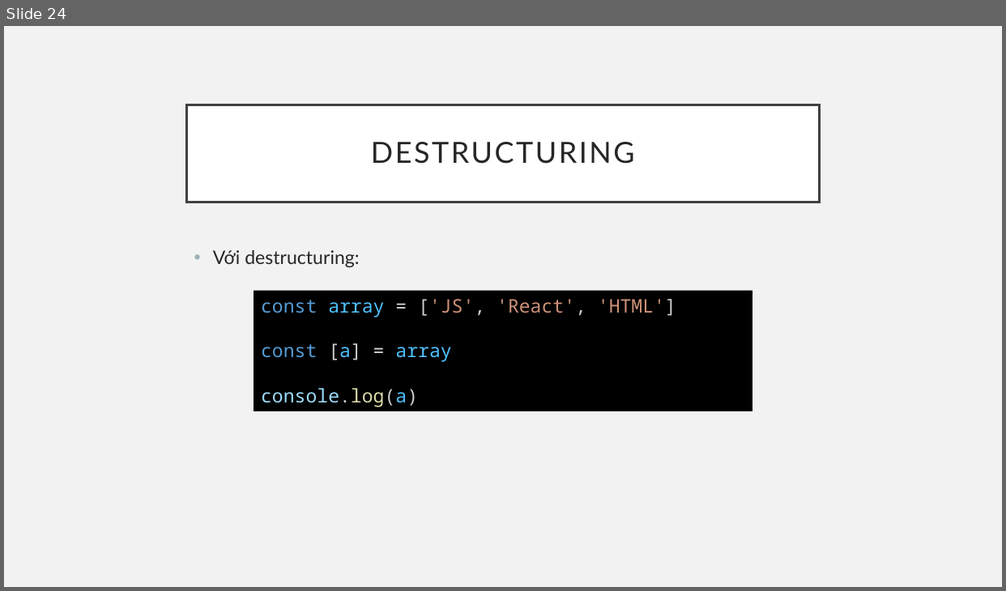
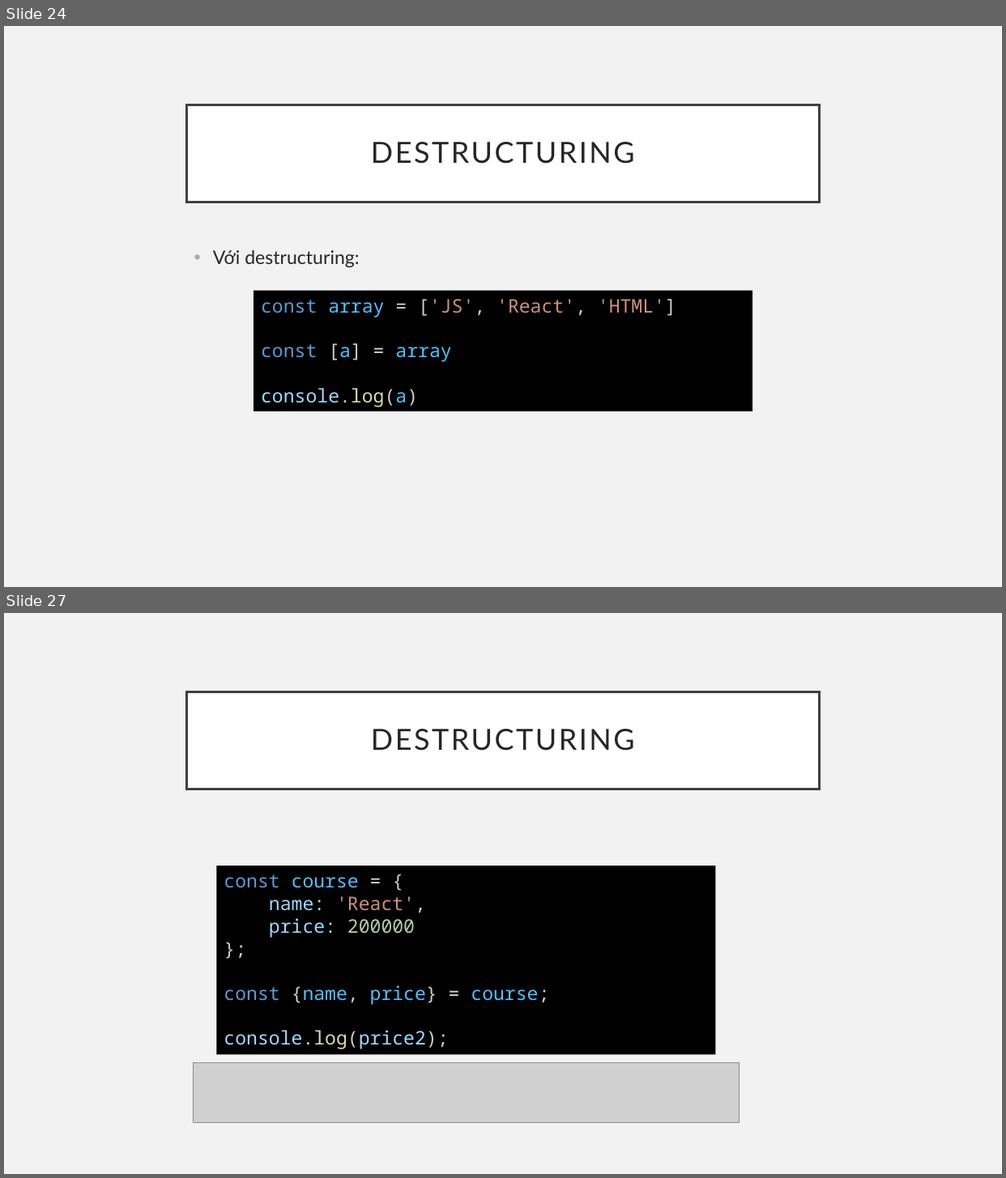
Before and after one commit to sobbingwind/React, a slide deck: ES6_2.pptx. Shown one above the other, each under a label of ours: slide 24 before the commit, slides 24 and 27 after it; the slides between them are not shown. The pictures are 1006x591 and 1006x1178 pixels, drawn with LibreOffice and Linux fonts; fonts in the diff are those of the drawing; grey boxes stand for pictures. Boxes give left, top, right and bottom in pixels: in the first picture for what was removed or moved away, otherwise in the second. Text is boxed around its words. In the diff, an @@ line names an element or a change of style, - is before the commit and + after.

```diff
--- a/ES6_2.pptx
+++ b/ES6_2.pptx
@@ slide 27 added at bbox=[4, 613, 1002, 1174], background #F2F2F2 @@
@@ title added at bbox=[187, 692, 819, 789], fill #FFFFFF, outline #404040 2.5 pt, 28 pt, text #262626 @@
+DESTRUCTURING
@@ rectangle added at bbox=[216, 866, 716, 1054], fill #000000, 18 pt, text #9CDCFE @@
+const course = {
+name: 'React',
+price: 200000
+};
+const {name, price} = course;
+console.log(price2);
@@ picture added at bbox=[194, 1063, 739, 1122] @@
```
Also in this commit, not shown: 47 other slides added.
